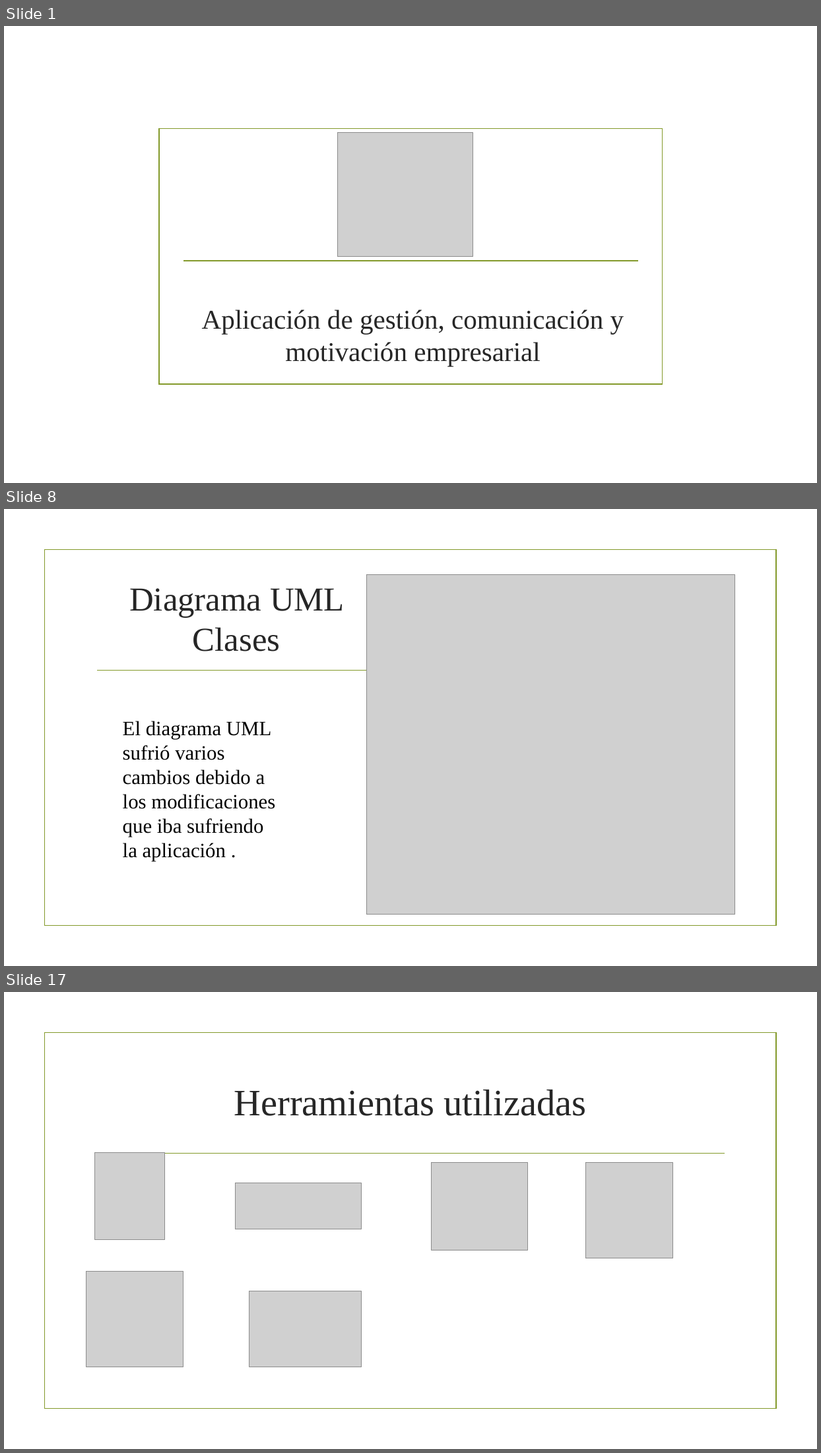
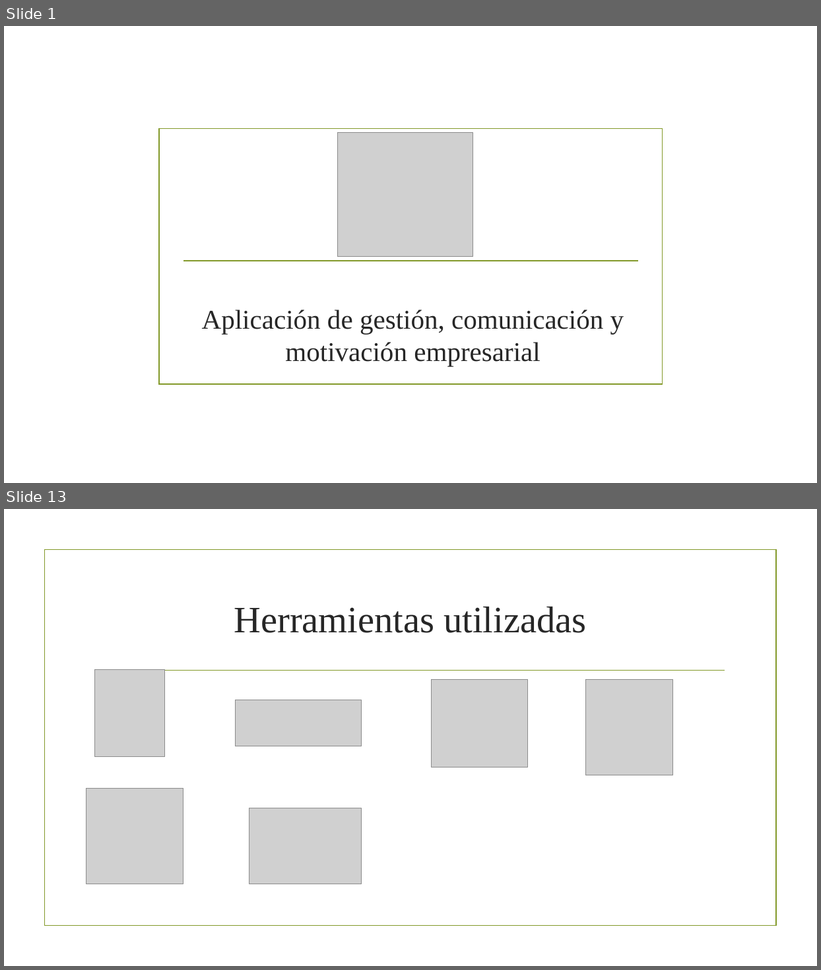
Before and after one commit to HectorSanchezLuque/PIdam2122verde, a slide deck: worktab.pptx. Shown one above the other, each under a label of ours: slides 1, 8 and 17 before the commit, slides 1 and 13 after it; the slides between them are not shown. The pictures are 821x1453 and 821x970 pixels, drawn with LibreOffice and Linux fonts; fonts in the diff are those of the drawing; grey boxes stand for pictures; background and template pictures are left out. Boxes give left, top, right and bottom in pixels: in the first picture for what was removed or moved away, otherwise in the second. Text is boxed around its words. In the diff, an @@ line names an element or a change of style, - is before the commit and + after.

```diff
--- a/worktab.pptx
+++ b/worktab.pptx
@@ slide 8 removed at <box>4,509,817,966</box>, background picture (left out); not listed: 2 template elements that a slide beside it also shows @@
@@ picture removed at <box>366,574,735,915</box> @@
@@ title removed at <box>129,588,345,652</box> @@
-Diagrama UML Clases
@@ text removed at <box>123,721,275,861</box> @@
-El diagrama UML sufrió varios cambios debido a los modificaciones que iba sufriendo la aplicación .
@@ what was slide 17 is now slide 13 @@
```
Also in this commit, not shown: 6 slides changed, 6 slides added, 11 other slides removed.
